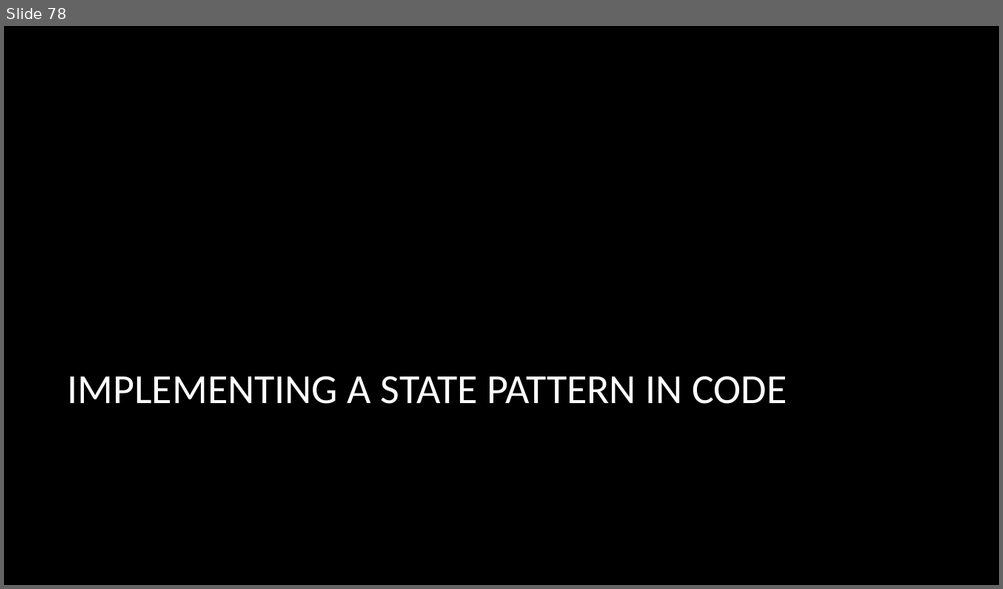
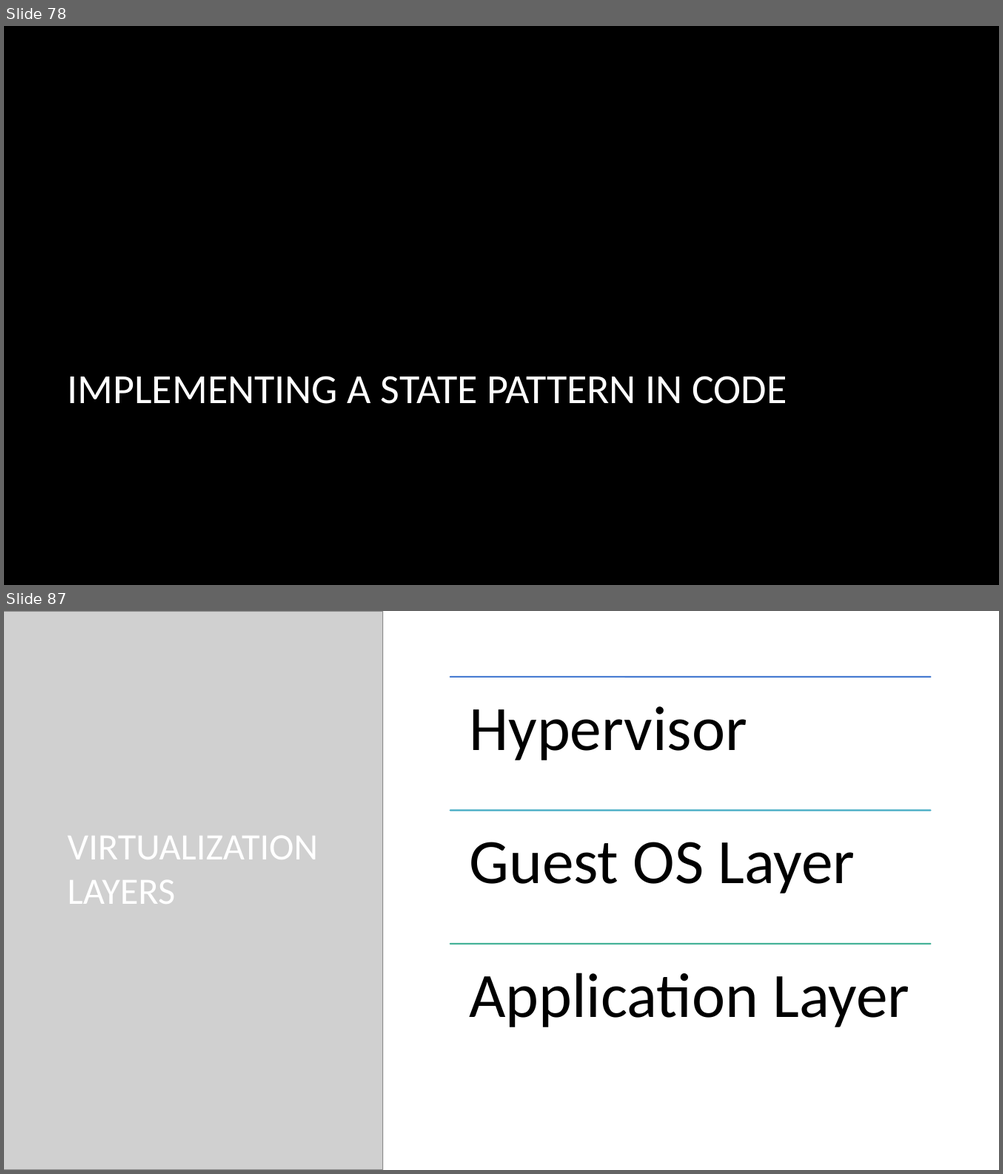
Before and after one commit to dundane/CSC360Demos, a slide deck: CSC360Demo/Design Patterns Slide Show.pptx. Shown one above the other, each under a label of ours: slide 78 before the commit, slides 78 and 87 after it; the slides between them are not shown. The pictures are 1003x589 and 1003x1174 pixels, drawn with LibreOffice and Linux fonts; fonts in the diff are those of the drawing; grey boxes stand for pictures; background and template pictures are left out. Boxes give left, top, right and bottom in pixels: in the first picture for what was removed or moved away, otherwise in the second. Text is boxed around its words. In the diff, an @@ line names an element or a change of style, - is before the commit and + after.

Commit message:
Added Strategy and Layering elements

```diff
--- a/CSC360Demo/Design Patterns Slide Show.pptx
+++ b/CSC360Demo/Design Patterns Slide Show.pptx
@@ slide 87 added at [4,611,999,1170], background picture (left out) @@
@@ picture added at [4,611,384,1170] @@
@@ picture added at [4,611,383,1170] @@
@@ rectangle added at [384,611,999,1170], fill #FFFFFF @@
@@ title added at [68,836,318,904], 36 pt, text #FFFFFF @@
+VIRTUALIZATION LAYERS
@@ group added at [450,677,930,1028]: 3 lines, 3 texts @@
+Hypervisor
+Guest OS Layer
+Application Layer
```
Also in this commit, not shown: 28 other slides added, 1 other file.
